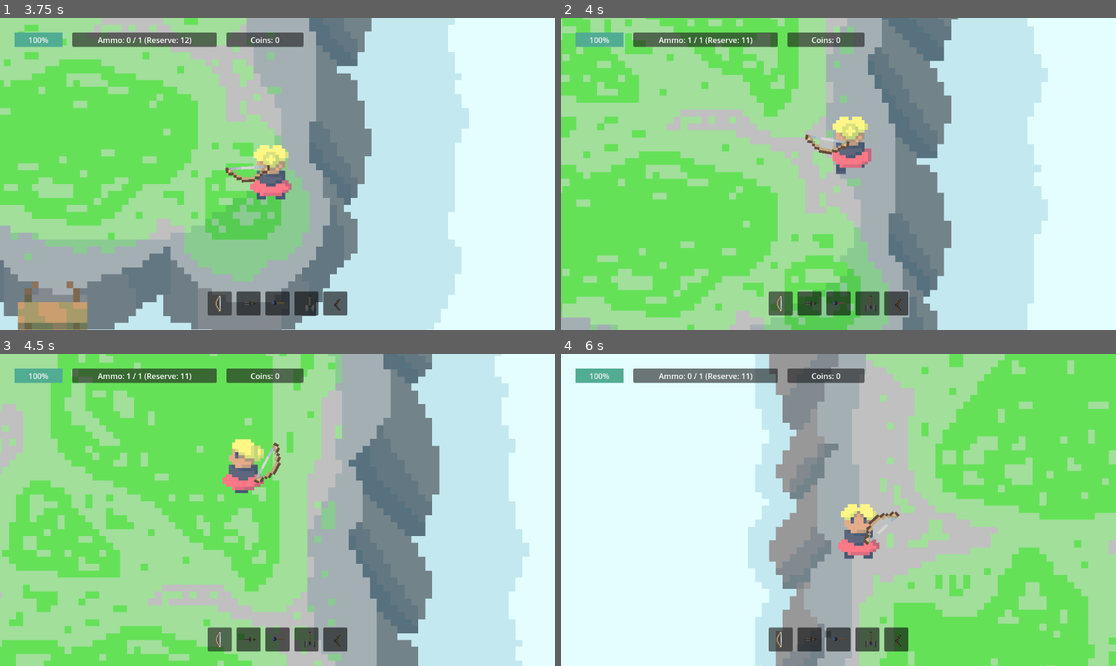
Above: before the commit, frames 1-4 (two rows, left to right).
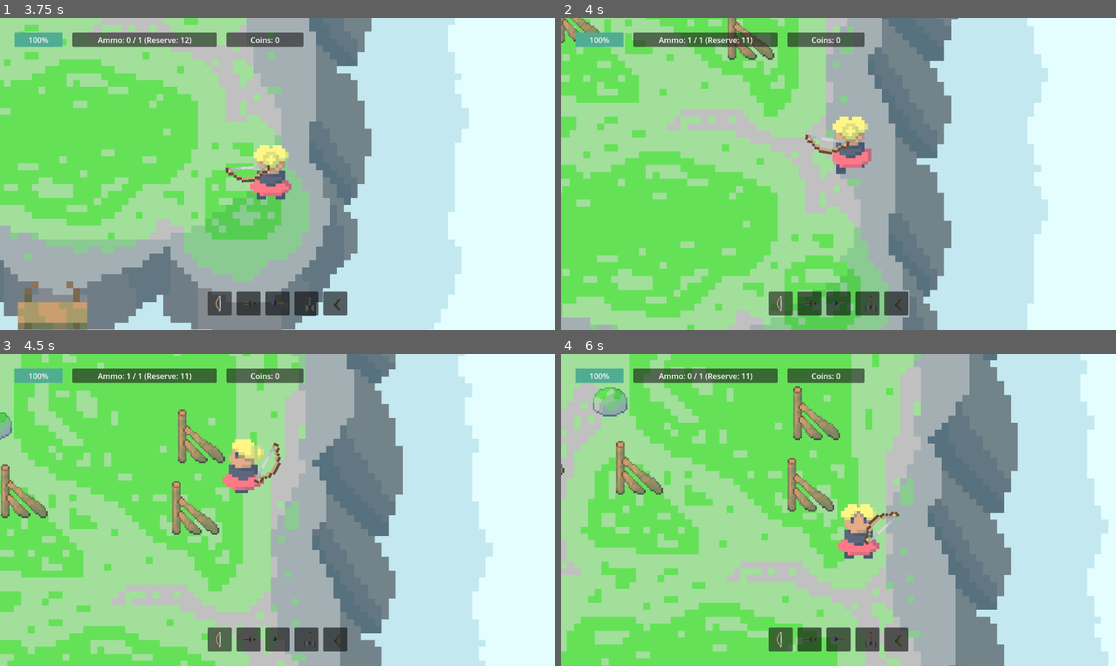
Above: after the commit, the same moments.

Repository: Kryzi/Eksamens-projekt
Game: Godot game, scene res://scenes/main_menu/main_menu.tscn
Two runs of this game, one before a commit and one after it. Both use one fixed random seed, a clock stepped at 60 frames per second and the inputs below.
Inputs (mouse positions are in pixels of both pictures, inside the frame that each line leads up to):
- Up to frame 1 (3.75 s): click "START" at 0.5 s; move the mouse to (399, 158) at 1.27 s; hold D (Right) 1.28-2.03 s; tap 0 (0) at 1.35, 2.1, 3.05, 3.6 s; move the mouse to (166, 189) at 2.02 s; hold S (Down) 2.03-2.78 s; move the mouse to (333, 105) at 2.77 s; press the mouse at (333, 105) at 2.78 s; hold D (Right) 2.78-3.53 s; move the mouse to (249, 236) at 3.52 s; release the mouse at (249, 236) at 3.53 s; hold W (Up) from 3.53 s (still down)
- Up to frame 2 (4 s): keep holding W (Up)
- Up to frame 3 (4.5 s): move the mouse to (444, 556) at 4.27 s; release W (Up) at 4.28 s; hold A (Left) from 4.28 s (still down); tap 0 (0) at 4.35 s
- Up to frame 4 (6 s): move the mouse to (672, 463) at 5.02 s; click (672, 463) at 5.1 s; tap 0 (0) at 5.3, 5.85 s; move the mouse to (866, 510) at 5.77 s; release A (Left) at 5.78 s; hold S (Down) from 5.78 s (still down)

Frame 1 is identical in both runs. In frame 2, 0.8% of the frame differs, in the area x 0-39%, y 0-14%; in frame 3, 48%; in frame 4, 95%, in the area x 0-100%, y 0-100%.

Commit message:
unbalanced obstacles

Diff:
--- a/project.godot
+++ b/project.godot
@@ -25,6 +25,7 @@
 enemy=""
 Skjold=""
 projectile=""
+obstacle=""
 
 [input]
 
--- /dev/null
+++ b/scenes/Obstacles/stone_obstacle.tscn
@@ -0,0 +1,17 @@
+[gd_scene load_steps=3 format=3 uid="uid://c1lx361saaoff"]
+
+[ext_resource type="Texture2D" uid="uid://cb6gpvsw0gl6u" path="res://sprites/andet/forhindringer/sten.png" id="1_c4mgk"]
+
+[sub_resource type="CircleShape2D" id="CircleShape2D_h0geb"]
+radius = 30.0
+
+[node name="StoneObstacle" type="StaticBody2D" groups=["obstacle"]]
+
+[node name="CollisionShape2D" type="CollisionShape2D" parent="."]
+shape = SubResource("CircleShape2D_h0geb")
+
+[node name="Sprite2D" type="Sprite2D" parent="."]
+position = Vector2(-57, -72)
+scale = Vector2(3, 3)
+texture = ExtResource("1_c4mgk")
+centered = false
--- /dev/null
+++ b/scenes/Obstacles/wood_obstacle.tscn
@@ -0,0 +1,18 @@
+[gd_scene load_steps=3 format=3 uid="uid://b6nxnslplnmhh"]
+
+[ext_resource type="Texture2D" uid="uid://c8n3lgocvvd22" path="res://sprites/andet/forhindringer/traestykke.png" id="1_etdll"]
+
+[sub_resource type="RectangleShape2D" id="RectangleShape2D_dvqhi"]
+size = Vector2(78, 87)
+
+[node name="WoodObstacle" type="StaticBody2D" groups=["obstacle"]]
+
+[node name="CollisionShape2D" type="CollisionShape2D" parent="."]
+position = Vector2(0, -1.5)
+shape = SubResource("RectangleShape2D_dvqhi")
+
+[node name="Sprite2D" type="Sprite2D" parent="."]
+position = Vector2(-57, -72)
+scale = Vector2(3, 3)
+texture = ExtResource("1_etdll")
+centered = false
--- a/scenes/layouts/layout_1.tscn
+++ b/scenes/layouts/layout_1.tscn
@@ -1,10 +1,13 @@
-[gd_scene load_steps=6 format=3 uid="uid://cf1rcti08o3tm"]
+[gd_scene load_steps=7 format=3 uid="uid://cf1rcti08o3tm"]
 
 [ext_resource type="Texture2D" uid="uid://bj73ujpjgcl1f" path="res://sprites/omraader/omraade1/o1-1/o1-1_jord.png" id="1_fofcb"]
 [ext_resource type="Texture2D" uid="uid://brmltw14xbo8k" path="res://sprites/omraader/omraade1/o1-1/o1-1_klippe.png" id="2_7ld26"]
 [ext_resource type="Texture2D" uid="uid://d2edlf0emj66y" path="res://sprites/omraader/omraade1/o1-1/o1-1_taage-1.png" id="3_8ao87"]
 [ext_resource type="Texture2D" uid="uid://c6oupynhymm3q" path="res://sprites/omraader/omraade1/o1-1/o1-1_taage-2.png" id="4_so2dj"]
 [ext_resource type="Texture2D" uid="uid://mckmd17nrgpn" path="res://sprites/omraader/omraade1/bro/bro_ned-ende.png" id="5_0f8ug"]
+
+[sub_resource type="RectangleShape2D" id="RectangleShape2D_jxuor"]
+size = Vector2(792, 386)
 
 [node name="Layout1" type="Control"]
 layout_mode = 3
@@ -68,3 +71,9 @@
 
 [node name="Spawnpoint" type="Marker2D" parent="."]
 position = Vector2(1440, 2244)
+
+[node name="ObstacleArea" type="Area2D" parent="."]
+
+[node name="CollisionShape2D" type="CollisionShape2D" parent="ObstacleArea"]
+position = Vector2(1288, 1504)
+shape = SubResource("RectangleShape2D_jxuor")
--- a/scenes/map_controller/background.tscn
+++ b/scenes/map_controller/background.tscn
@@ -19,24 +19,6 @@
 
 [node name="Layout1BridgeShop" parent="." instance=ExtResource("6_mdgv1")]
 visible = false
-basic_bow_scene = null
-basic_bow_texture = null
-basic_bow_cost = 0
-basic_knife_scene = null
-basic_knife_texture = null
-basic_knife_cost = 0
-boomerang_scene = null
-boomerang_texture = null
-boomerang_cost = 0
-water_staff_scene = null
-water_staff_texture = null
-water_staff_cost = 0
-giant_hammer_scene = null
-giant_hammer_texture = null
-giant_hammer_cost = 0
-shield_scene = null
-shield_texture = null
-shield_cost = 0
 
 [node name="Layout2" parent="." instance=ExtResource("4_77msy")]
 visible = false
--- a/scenes/map_controller/map_controller.tscn
+++ b/scenes/map_controller/map_controller.tscn
@@ -8,6 +8,8 @@
 [ext_resource type="PackedScene" uid="uid://du87ulgmewj2t" path="res://scenes/enemies/enemy_2.tscn" id="5_1aadh"]
 [ext_resource type="PackedScene" uid="uid://bi02i7b2eqyu0" path="res://scenes/enemies/enemy_3.tscn" id="6_0lihr"]
 [ext_resource type="PackedScene" uid="uid://b32tym1a5eeh7" path="res://scenes/collectables/item.tscn" id="8_0hohp"]
+[ext_resource type="PackedScene" uid="uid://c1lx361saaoff" path="res://scenes/Obstacles/stone_obstacle.tscn" id="8_ull2l"]
+[ext_resource type="PackedScene" uid="uid://b6nxnslplnmhh" path="res://scenes/Obstacles/wood_obstacle.tscn" id="9_mui1h"]
 
 [node name="MapController" type="Node2D"]
 script = ExtResource("1_dfm6y")
@@ -20,4 +22,6 @@
 enemy_1 = ExtResource("4_ybvl0")
 enemy_2 = ExtResource("5_1aadh")
 enemy_3 = ExtResource("6_0lihr")
+stone_obstacle = ExtResource("8_ull2l")
+wood_obstacle = ExtResource("9_mui1h")
 item = ExtResource("8_0hohp")
--- a/scripts/enemies/enemy_1_bullet.gd
+++ b/scripts/enemies/enemy_1_bullet.gd
@@ -21,7 +21,8 @@
 	if body.is_in_group("player") or body.is_in_group("Skjold"):
 		body.hit_damage(damage)
 		queue_free()
-
+	elif body.is_in_group("obstacle"):
+		queue_free()
 
 
 
--- a/scripts/enemies/enemy_2_bullet.gd
+++ b/scripts/enemies/enemy_2_bullet.gd
@@ -13,3 +13,5 @@
 	if body.is_in_group("player") or body.is_in_group("Skjold"):
 		body.hit_damage(damage)
 		queue_free()
+	elif body.is_in_group("obstacle"):
+		queue_free()
--- a/scripts/enemies/enemy_3_bullet.gd
+++ b/scripts/enemies/enemy_3_bullet.gd
@@ -11,3 +11,5 @@
 	if body.is_in_group("player") or body.is_in_group("Skjold"):
 		body.hit_damage(damage)
 		queue_free()
+	elif body.is_in_group("obstacle"):
+		queue_free()
--- a/scripts/enemies/gigaged_bullet.gd
+++ b/scripts/enemies/gigaged_bullet.gd
@@ -13,3 +13,5 @@
 	if body.is_in_group("player") or body.is_in_group("Skjold"):
 		body.hit_damage(damage)
 		queue_free()
+	elif body.is_in_group("obstacle"):
+		queue_free()
--- a/scripts/map_controller/map_controller.gd
+++ b/scripts/map_controller/map_controller.gd
@@ -135,7 +135,7 @@
 			layout1.visible = true
 
 			var boundary1 = layout1.get_node("EnemyArea1/SpawnPolygon1")
-			spawner.create_spawner(boundary1)
+			spawner.create_spawn_area(boundary1)
 
 		if PlayerInfo.areaID == 2:
 			body.global_position = layout2.get_node("Spawnpoint").global_position
@@ -145,7 +145,7 @@
 			layout2.visible = true
 
 			var boundary2 = layout2.get_node("EnemyArea2/SpawnPolygon2")
-			spawner.create_spawner(boundary2)
+			spawner.create_spawn_area(boundary2)
 
 		if PlayerInfo.areaID == 3:
 			pass
--- a/scripts/map_controller/spawner.gd
+++ b/scripts/map_controller/spawner.gd
@@ -5,6 +5,8 @@
 @export var enemy_1: PackedScene
 @export var enemy_2: PackedScene
 @export var enemy_3: PackedScene
+@export var stone_obstacle: PackedScene
+@export var wood_obstacle: PackedScene
 
 @onready var map_controller = get_node("/root/Main/MapController")
 @onready var background = map_controller.get_node("Background")
@@ -15,9 +17,11 @@
 @onready var layout2_bridge = background.get_node("Layout2Bridge")
 
 @onready var boundary = layout1.get_node("EnemyArea1/SpawnPolygon1")
-
+@onready var obstacle_collision_shape = layout1.get_node("ObstacleArea/CollisionShape2D")
+
+@onready var obstacle_scene_array: Array[PackedScene] = [stone_obstacle, wood_obstacle]
 var spawnArea: Rect2  # Define a Rect2 for spawn area
-
+var obstacleArea: Rect2
 var rewardValue: int = 0
 #var mapValue: String = ""
 
@@ -26,10 +30,31 @@
 var variationID = 0
 
 func _ready() -> void:
-	create_spawner(boundary)
-
-
-func create_spawner(new_boundary):
+	create_spawn_area(boundary)
+	create_obstacle_area(obstacle_collision_shape)
+
+#func update_navigation_obstacles():
+	#var navigation_region = $NavigationRegion2D
+	#if navigation_region is NavigationRegion2D:
+		#var nav_polygon = navigation_region.navigation_polygon
+		#for static_body in get_tree().get_nodes_in_group("obstacle"):
+			#if static_body is StaticBody2D:
+				#var collision_shape := static_body.get_child("CollisionShape2D") as CollisionShape2D
+				#if collision_shape.shape is RectangleShape2D:
+					#var rect = collision_shape.size  # Assuming RectangleShape2D
+					#var global_position = static_body.global_position
+					#nav_polygon.add_collision_polygon(Rect2(global_position - rect / 2, rect))
+
+
+func create_obstacle_area(new_obstacle_collision_shape: CollisionShape2D) -> void:
+	obstacleArea = get_obstacle_area(new_obstacle_collision_shape)
+
+	var amount = randi_range(1, 10)
+	for i in amount:
+		#print(i)
+		random_obstacle_generation()
+
+func create_spawn_area(new_boundary):
 	spawnArea = get_spawn_area(new_boundary)  # Calculate the spawn area bounding box
 
 	#print("Spawner ready:", self.name, "from", get_parent())
@@ -37,6 +62,17 @@
 	for i in amount:
 		#print(i)
 		random_spawn()
+
+func get_obstacle_area(collision_shape_for_obstacle_area: CollisionShape2D) -> Rect2:
+	var shape = collision_shape_for_obstacle_area.shape
+	if shape is RectangleShape2D:
+		var size = (shape as RectangleShape2D).size  # Width and height of the rectangle
+		var top_left = collision_shape_for_obstacle_area.to_global(-size / 2)
+		var bottom_right = collision_shape_for_obstacle_area.to_global(size / 2)
+
+		return Rect2(top_left, bottom_right - top_left)  # Create Rect2 from top-left and size
+
+	return Rect2()  # Return an empty Rect2 if shape type is unsupported
 
 func get_spawn_area(boundary_for_spawn_area: CollisionPolygon2D) -> Rect2:
 	var min_x = INF
@@ -52,6 +88,16 @@
 		max_y = max(max_y, global_point.y)
 
 	return Rect2(Vector2(min_x, min_y), Vector2(max_x - min_x, max_y - min_y))
+
+func random_obstacle_generation() -> void:
+	var rand_x = randf_range(obstacleArea.position.x, obstacleArea.end.x)
+	var rand_y = randf_range(obstacleArea.position.y, obstacleArea.end.y)
+	var pos = Vector2(rand_x, rand_y)
+	var obstacle_scene = obstacle_scene_array.pick_random()
+	var obstacle_instance = obstacle_scene.instantiate()
+
+	obstacle_instance.position = pos
+	call_deferred("add_child", obstacle_instance)
 
 func random_spawn():
 	var x = randf_range(spawnArea.position.x, spawnArea.end.x)
Not shown: 1 places in scenes/map_controller/map_controller.tscn that only renumber resources
